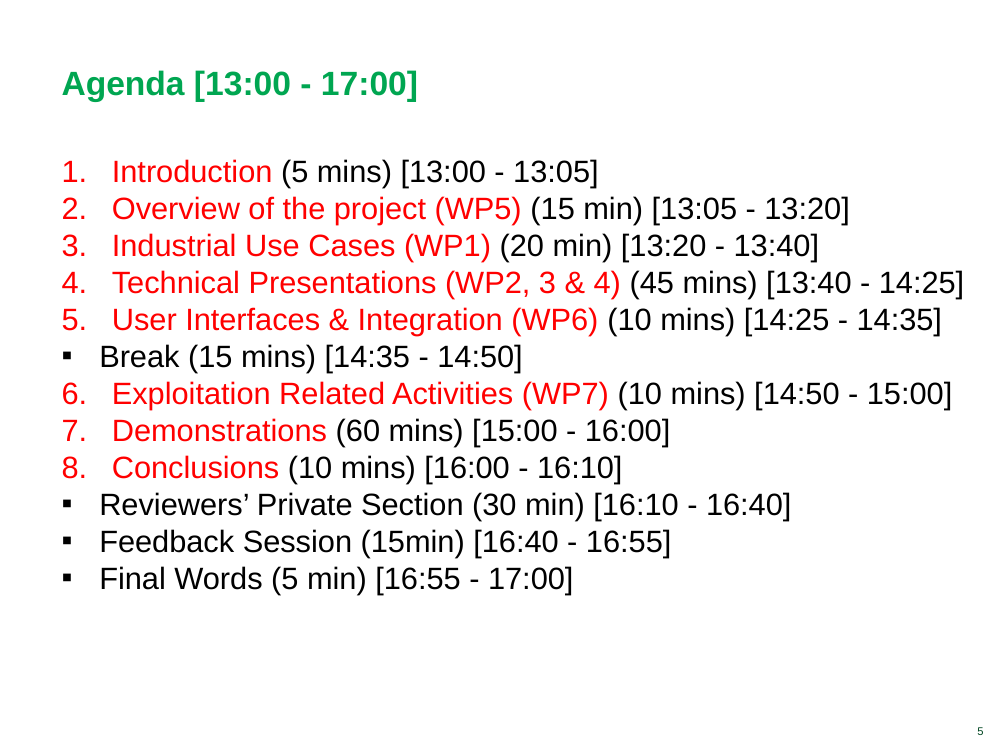
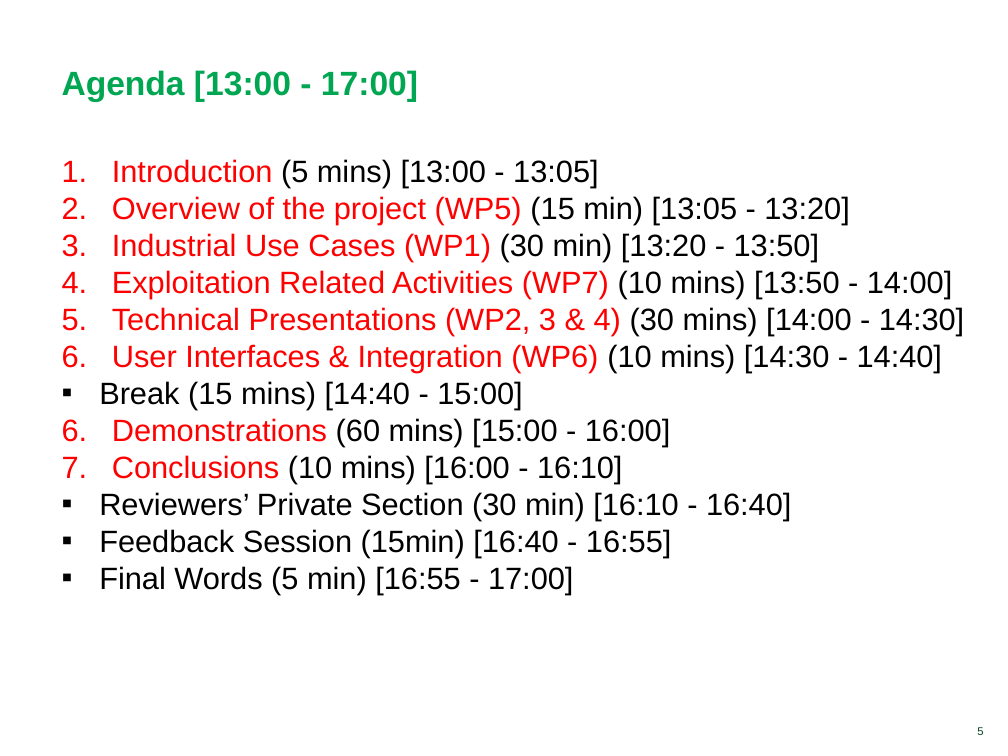
Before and after one commit to ModelWriter/WP5, a slide deck: slide 5 of Reviews/2016/wip/1 Introduction.pptx. Drawn at 1008x756 pixels with LibreOffice and Linux fonts; fonts in the diff are those of the drawing; background and template pictures are left out. Boxes give left, top, right and bottom in pixels: in the first picture for what was removed or moved away, otherwise in the second. Text is boxed around its words. In the diff, an @@ line names an element or a change of style, - is before the commit and + after.

```diff
--- a/Reviews/2016/wip/1 Introduction.pptx
+++ b/Reviews/2016/wip/1 Introduction.pptx
@@ text at (x1=99, y1=233, x2=964, y2=409): text changed @@
-3. Industrial Use Cases (WP1) (20 min) [13:20 - 13:40]
-4. Technical Presentations (WP2, 3 & 4) (45 mins) [13:40 - 14:25]
-5. User Interfaces & Integration (WP6) (10 mins) [14:25 - 14:35]
-▪ Break (15 mins) [14:35 - 14:50]
-6. Exploitation Related Activities (WP7) (10 mins) [14:50 - 15:00]
+3. Industrial Use Cases (WP1) (30 min) [13:20 - 13:50]
+4. Exploitation Related Activities (WP7) (10 mins) [13:50 - 14:00]
+5. Technical Presentations (WP2, 3 & 4) (30 mins) [14:00 - 14:30]
+6. User Interfaces & Integration (WP6) (10 mins) [14:30 - 14:40]
+▪ Break (15 mins) [14:40 - 15:00]
```
Also in this commit, not shown: 14 other files.
